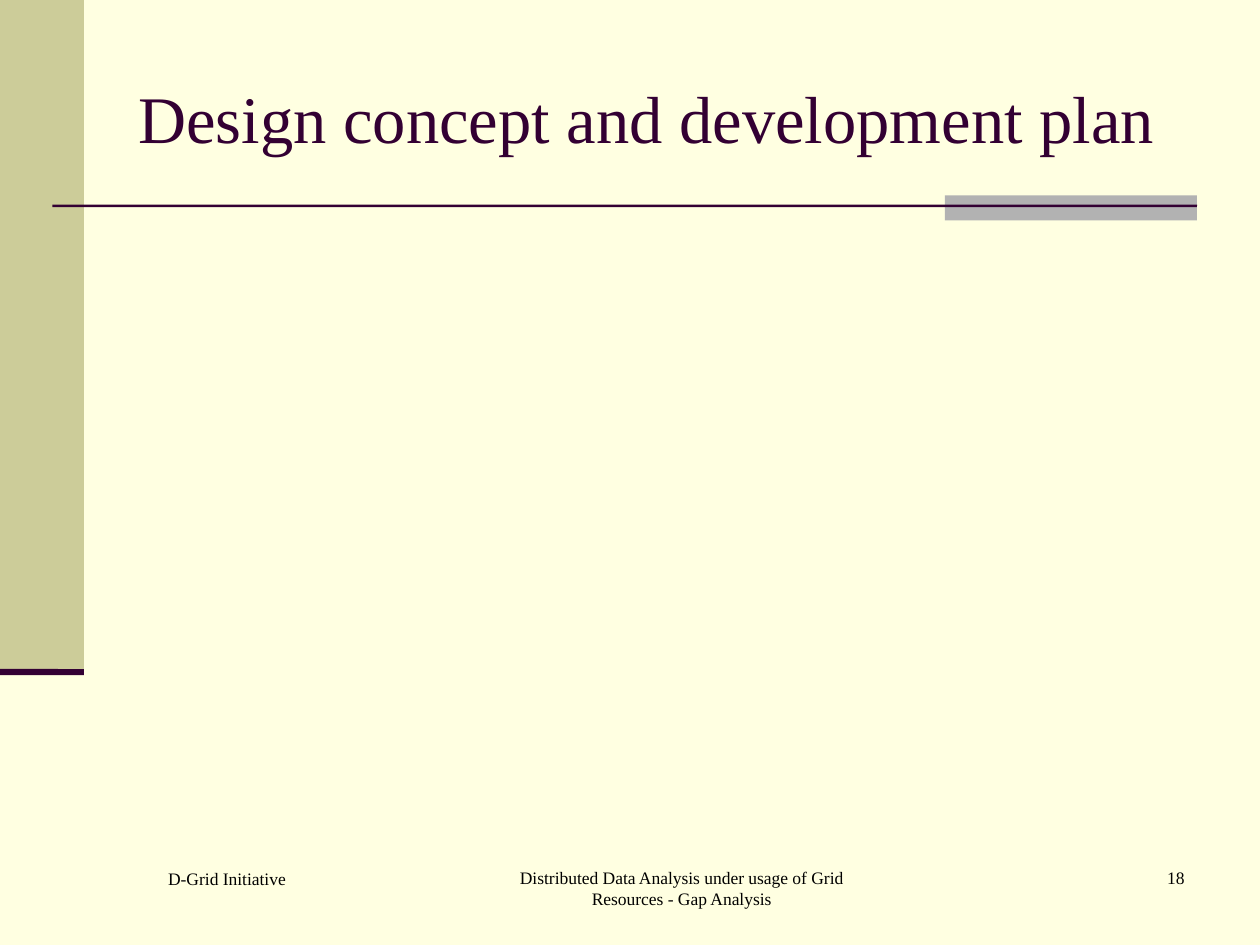
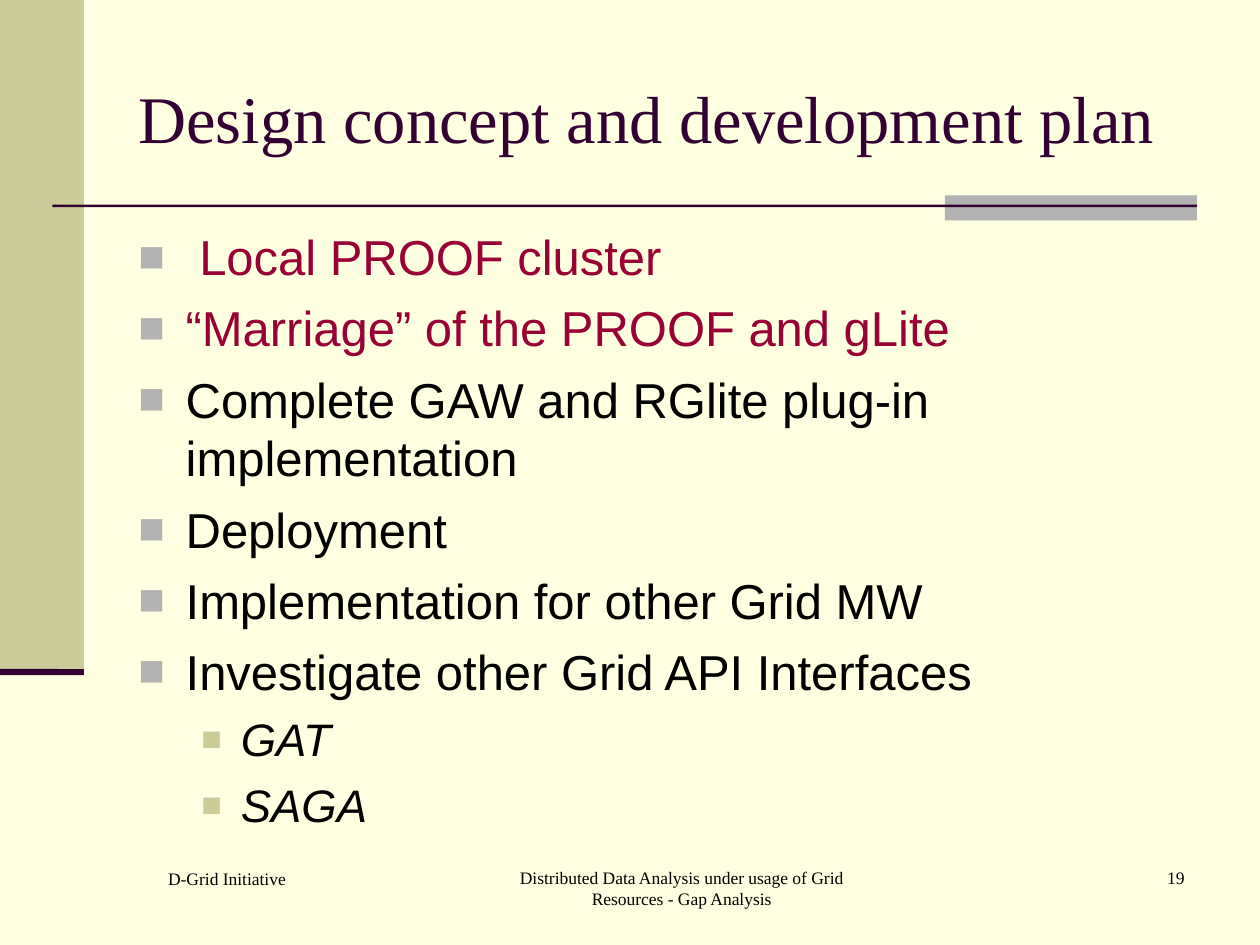
Before and after one commit to AnarManafov/PoDDocumentation, a slide deck: slide 19 of HEPCG-Workshops/2006-Nov/HEPCG-Workshops-2006-Nov.ppt (slide 18 before the commit). Drawn at 1260x945 pixels with LibreOffice and Linux fonts; fonts in the diff are those of the drawing. Boxes give left, top, right and bottom in pixels: in the first picture for what was removed or moved away, otherwise in the second. Text is boxed around its words. In the diff, an @@ line names an element or a change of style, - is before the commit and + after.

Commit message:
v. 0.11

```diff
--- a/HEPCG-Workshops/2006-Nov/HEPCG-Workshops-2006-Nov.ppt
+++ b/HEPCG-Workshops/2006-Nov/HEPCG-Workshops-2006-Nov.ppt
@@ text added at bbox=[186, 239, 972, 823], 28 pt, text #000000 @@
+■ Local PROOF cluster
+■ “Marriage” of the PROOF and gLite
+■ Complete GAW and RGlite plug-in implementation
+■ Deployment
+■ Implementation for other Grid MW
+■ Investigate other Grid API Interfaces
+  ■ GAT
+  ■ SAGA
@@ page number at bbox=[1167, 872, 1184, 884]: text changed @@
-18
+19
```
Also in this commit, not shown: 2 other slides changed, 1 slide added.
